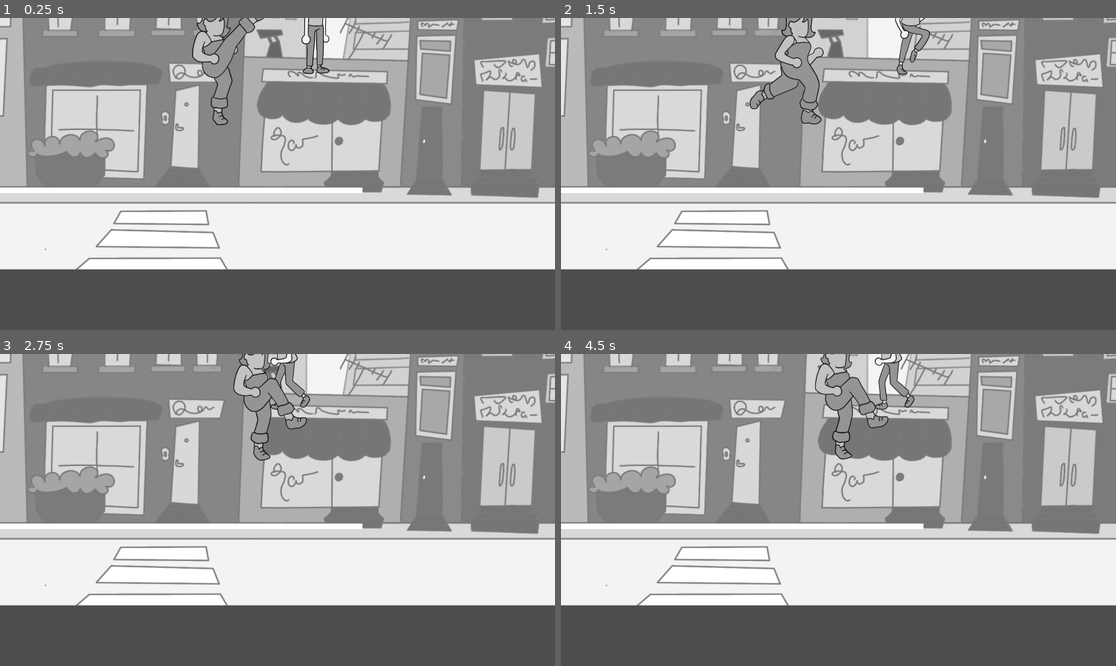
Above: before the commit, frames 1-4 (two rows, left to right).
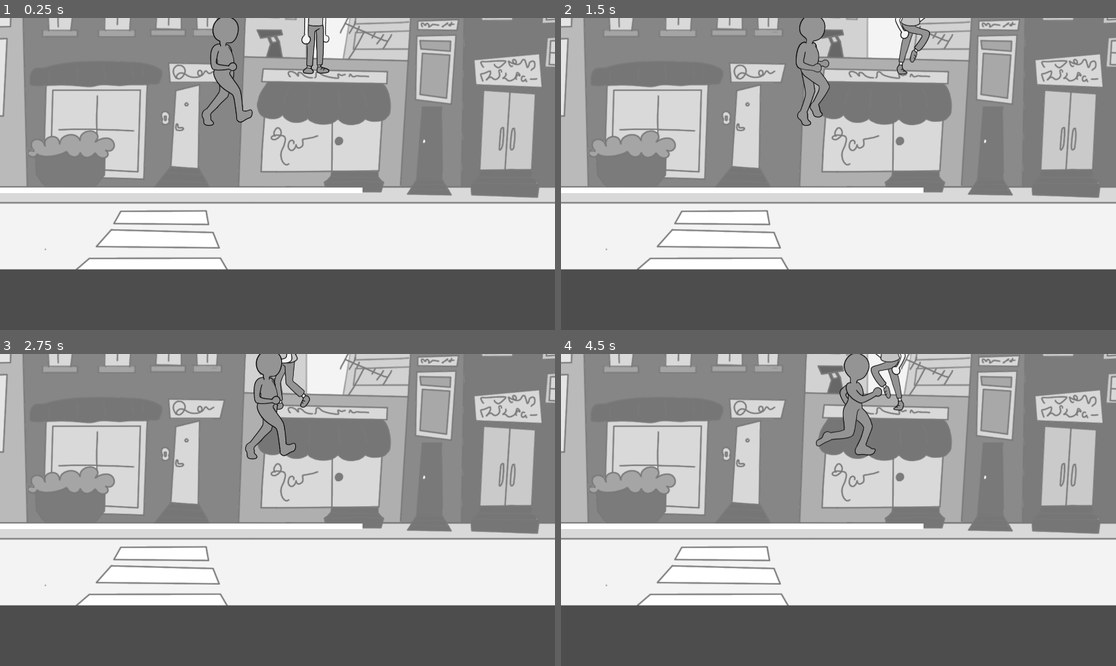
Above: after the commit, the same moments.

Repository: UmtiPako/Memoryless
Game: Godot game, scene res://Scenes/Places/dışarı/kizilayavm.tscn
Same seed, same stepped clock (60 frames per second), same inputs: the game is played once before the commit and once after it. This scene is started directly instead of the project's main scene.
Inputs:
- Up to frame 1 (0.25 s): no input
- Up to frame 2 (1.5 s): tap Enter (ui_accept) at 0.5, 0.77 s; hold Right (ui_right) from 0.53 s (still down)
- Up to frame 3 (2.75 s): tap Enter (ui_accept) at 1.52 s; release Right (ui_right) at 2.03 s; hold Left (ui_left) from 2.03 s (still down)
- Up to frame 4 (4.5 s): release Left (ui_left) at 2.78 s; hold Right (ui_right) 2.78-4.28 s; tap Enter (ui_accept) at 3.02, 3.77 s; hold Left (ui_left) from 4.28 s (still down)

The runs differ from the first frame. In frame 1, 1.2% of the frame differs, in the area x 34-48%, y 0-35%; in frame 2, 1.5%; in frame 3, 1.7%; in frame 4, 2.4%, in the area x 45-64%, y 0-34%.
Error in both runs: Invalid call. Nonexistent function 'apply_shake' in base 'Nil'. (res://People/Player/the_guy.gd:87)

Commit message:
enemy_update

Diff:
--- a/People/Enemies/enemy.gd
+++ b/People/Enemies/enemy.gd
@@ -1,4 +1,6 @@
 extends CharacterBody2D
+
+var is_dead:bool = false
 
 @onready var animated_sprite_2d: AnimatedSprite2D = $AnimatedSprite2D
 
@@ -23,7 +25,7 @@
 var _is_attacking: bool = false # To prevent moving while in attack animation
 
 # A simple state machine could be more robust, but this works for now
-enum State { IDLE, CHASING, ATTACKING }
+enum State { IDLE, CHASING, ATTACKING ,DEAD}
 var current_state: State = State.IDLE
 
 func _ready():
@@ -59,6 +61,8 @@
 
 
 func _process(delta: float) -> void:
+
+
 	if (player.global_position.x < global_position.x):
 			animated_sprite_2d.flip_h = true
 			$Area2D.visible = false
@@ -94,7 +98,8 @@
 		State.CHASING:
 			if _is_player_in_attack_range and _can_attack and animated_sprite_2d.animation != "Hurt":
 				current_state = State.ATTACKING
-				_perform_attack()
+				if not is_dead:
+					_perform_attack()
 			else:
 				if navigation_agent.is_navigation_finished():
 					# Reached player or cannot reach, stop moving
@@ -115,6 +120,8 @@
 			# For now, _perform_attack handles transition to cooldown.
 			velocity = Vector2.ZERO # Stop moving while attacking
 			move_and_slide()
+		State.DEAD:
+			velocity = Vector2.ZERO
 
 
 func _update_navigation_target():
@@ -138,12 +145,13 @@
 	animated_sprite_2d.play("Attack")
 	await animated_sprite_2d.animation_finished
 	_is_attacking = false
-	current_state = State.CHASING # Or IDLE if player moved out of range
+	if current_state != State.DEAD:
+		current_state = State.CHASING # Or IDLE if player moved out of range
 
 	# Without animation, immediately go to chasing or check range again
 	if _is_player_in_attack_range: # Still in range? Could attack again after CD
 		pass # Stay in ATTACKING to be re-evaluated or go to a COOLDOWN state
-	else: # Player moved out during the instant attack
+	elif current_state != State.DEAD: # Player moved out during the instant attack
 		current_state = State.CHASING
 
 
@@ -155,7 +163,8 @@
 		# If not already attacking and can attack, consider immediate transition
 		if current_state == State.CHASING and _can_attack:
 			current_state = State.ATTACKING
-			_perform_attack() # Or just set state and let _physics_process handle it
+			if not is_dead:
+				_perform_attack() # Or just set state and let _physics_process handle it
 
 func _on_attack_range_body_exited(body: Node2D):
 	if body == player: # Or body.is_in_group("player")
@@ -168,14 +177,16 @@
 	# After cooldown, if still in range and in ATTACKING state, try to attack again
 	# Or, more simply, always go back to CHASING to re-evaluate
 	if current_state == State.ATTACKING and _is_player_in_attack_range:
-		_perform_attack() # Try to attack again immediately if still in range
+		if not is_dead:
+			_perform_attack() # Try to attack again immediately if still in range
 	else:
 		current_state = State.CHASING # Default back to chasing
 
 func _on_nav_update_timer_timeout():
-	if current_state == State.CHASING and player and is_instance_valid(player):
-		animated_sprite_2d.play("Run")
-		_update_navigation_target()
+	if not is_dead:
+		if current_state == State.CHASING and player and is_instance_valid(player):
+			animated_sprite_2d.play("Run")
+			_update_navigation_target()
 
 func update_layer_by_position():
 	var y_pos = global_position.y
@@ -216,4 +227,16 @@
 	tween2.tween_method(func(value): modulate = Color.WHITE.lerp(Color.DIM_GRAY, 1.0 - value), 0.0, 1.0, 0.2)
 
 	enemy_health -= 1
+	if enemy_health <= 0:
+		_die()
 	await animated_sprite_2d.animation_finished
+
+func _die():
+	enemy_health = -1
+	navigation_agent.navigation_finished.emit()
+
+	is_dead = true
+	current_state = State.DEAD
+	animated_sprite_2d.play("Dead")
+	await  animated_sprite_2d.animation_finished
+	pass
--- a/People/Enemies/enemy.tscn
+++ b/People/Enemies/enemy.tscn
@@ -1,113 +1,153 @@
-[gd_scene load_steps=24 format=3 uid="uid://bif4i1b6swes2"]
+[gd_scene load_steps=29 format=3 uid="uid://bif4i1b6swes2"]
 
 [ext_resource type="Script" uid="uid://do2mmx6xxf5o5" path="res://People/Enemies/enemy.gd" id="1_oaxwq"]
 [ext_resource type="PackedScene" uid="uid://cc2f3uo2nkn21" path="res://People/Player/the_guy.tscn" id="2_435rb"]
-[ext_resource type="Texture2D" uid="uid://c1wn7cf62y1aj" path="res://People/Enemies/drive-download-20250531T043340Z-1-001/Enemy1Attack.png" id="2_mjfh8"]
-[ext_resource type="Texture2D" uid="uid://bgmj6tqgokren" path="res://People/Enemies/drive-download-20250531T043340Z-1-001/Enemy1Hurt.png" id="3_435rb"]
-[ext_resource type="Texture2D" uid="uid://u6l8kw6i21pr" path="res://People/Enemies/drive-download-20250531T043340Z-1-001/Enemy1Idle.png" id="4_3np5b"]
-[ext_resource type="Texture2D" uid="uid://ca8x2ksf1vfcb" path="res://People/Enemies/drive-download-20250531T043340Z-1-001/Enemy1Run.png" id="5_6xn8s"]
+[ext_resource type="Texture2D" uid="uid://ci50mwkvbwg87" path="res://People/Enemies/drive-download-20250531T153044Z-1-001/Punch.png" id="3_3np5b"]
+[ext_resource type="Texture2D" uid="uid://pur7l5g3yng8" path="res://People/Enemies/drive-download-20250531T153044Z-1-001/Dead.png" id="4_3np5b"]
+[ext_resource type="Texture2D" uid="uid://dfem77blv58x3" path="res://People/Enemies/drive-download-20250531T153044Z-1-001/Hurt.png" id="4_435rb"]
+[ext_resource type="Texture2D" uid="uid://kqqoshmkorih" path="res://People/Enemies/drive-download-20250531T153044Z-1-001/İdle.png" id="5_435rb"]
+[ext_resource type="Texture2D" uid="uid://c1ehx52udn5fs" path="res://People/Enemies/drive-download-20250531T153044Z-1-001/Run.png" id="6_435rb"]
 
 [sub_resource type="RectangleShape2D" id="RectangleShape2D_1f0kj"]
 size = Vector2(101, 418)
 
+[sub_resource type="AtlasTexture" id="AtlasTexture_6xn8s"]
+atlas = ExtResource("3_3np5b")
+region = Rect2(0, 0, 500, 500)
+
 [sub_resource type="AtlasTexture" id="AtlasTexture_7ilig"]
-atlas = ExtResource("2_mjfh8")
-region = Rect2(0, 0, 500, 500)
+atlas = ExtResource("3_3np5b")
+region = Rect2(500, 0, 500, 500)
 
 [sub_resource type="AtlasTexture" id="AtlasTexture_e462f"]
-atlas = ExtResource("2_mjfh8")
-region = Rect2(500, 0, 500, 500)
+atlas = ExtResource("3_3np5b")
+region = Rect2(1000, 0, 500, 500)
+
+[sub_resource type="AtlasTexture" id="AtlasTexture_abnn1"]
+atlas = ExtResource("4_3np5b")
+region = Rect2(0, 0, 500, 500)
+
+[sub_resource type="AtlasTexture" id="AtlasTexture_rtfhd"]
+atlas = ExtResource("4_3np5b")
+region = Rect2(500, 0, 500, 500)
+
+[sub_resource type="AtlasTexture" id="AtlasTexture_l4846"]
+atlas = ExtResource("4_3np5b")
+region = Rect2(1000, 0, 500, 500)
+
+[sub_resource type="AtlasTexture" id="AtlasTexture_e60si"]
+atlas = ExtResource("4_3np5b")
+region = Rect2(1500, 0, 500, 500)
+
+[sub_resource type="AtlasTexture" id="AtlasTexture_3np5b"]
+atlas = ExtResource("4_435rb")
+region = Rect2(0, 0, 500, 500)
 
 [sub_resource type="AtlasTexture" id="AtlasTexture_g8tdr"]
-atlas = ExtResource("2_mjfh8")
-region = Rect2(1000, 0, 500, 500)
+atlas = ExtResource("4_435rb")
+region = Rect2(500, 0, 500, 500)
 
 [sub_resource type="AtlasTexture" id="AtlasTexture_uuu1j"]
-atlas = ExtResource("3_435rb")
+atlas = ExtResource("5_435rb")
 region = Rect2(0, 0, 500, 500)
 
 [sub_resource type="AtlasTexture" id="AtlasTexture_u06v2"]
-atlas = ExtResource("3_435rb")
+atlas = ExtResource("5_435rb")
 region = Rect2(500, 0, 500, 500)
 
 [sub_resource type="AtlasTexture" id="AtlasTexture_byr6h"]
-atlas = ExtResource("4_3np5b")
-region = Rect2(0, 0, 500, 500)
+atlas = ExtResource("5_435rb")
+region = Rect2(1000, 0, 500, 500)
 
 [sub_resource type="AtlasTexture" id="AtlasTexture_d8d5u"]
-atlas = ExtResource("4_3np5b")
-region = Rect2(500, 0, 500, 500)
+atlas = ExtResource("6_435rb")
+region = Rect2(0, 0, 500, 500)
 
 [sub_resource type="AtlasTexture" id="AtlasTexture_tt05j"]
-atlas = ExtResource("4_3np5b")
-region = Rect2(1000, 0, 500, 500)
+atlas = ExtResource("6_435rb")
+region = Rect2(500, 0, 500, 500)
 
 [sub_resource type="AtlasTexture" id="AtlasTexture_fsjaw"]
-atlas = ExtResource("5_6xn8s")
-region = Rect2(0, 0, 500, 500)
+atlas = ExtResource("6_435rb")
+region = Rect2(1000, 0, 500, 500)
 
 [sub_resource type="AtlasTexture" id="AtlasTexture_k85bw"]
-atlas = ExtResource("5_6xn8s")
-region = Rect2(500, 0, 500, 500)
+atlas = ExtResource("6_435rb")
+region = Rect2(1500, 0, 500, 500)
 
 [sub_resource type="AtlasTexture" id="AtlasTexture_mbyps"]
-atlas = ExtResource("5_6xn8s")
-region = Rect2(1000, 0, 500, 500)
+atlas = ExtResource("6_435rb")
+region = Rect2(2000, 0, 500, 500)
 
 [sub_resource type="AtlasTexture" id="AtlasTexture_6dwby"]
-atlas = ExtResource("5_6xn8s")
-region = Rect2(1500, 0, 500, 500)
-
-[sub_resource type="AtlasTexture" id="AtlasTexture_abnn1"]
-atlas = ExtResource("5_6xn8s")
-region = Rect2(2000, 0, 500, 500)
-
-[sub_resource type="AtlasTexture" id="AtlasTexture_rtfhd"]
-atlas = ExtResource("5_6xn8s")
+atlas = ExtResource("6_435rb")
 region = Rect2(2500, 0, 500, 500)
 
 [sub_resource type="SpriteFrames" id="SpriteFrames_l4846"]
 animations = [{
 "frames": [{
 "duration": 1.0,
+"texture": SubResource("AtlasTexture_6xn8s")
+}, {
+"duration": 1.0,
 "texture": SubResource("AtlasTexture_7ilig")
 }, {
 "duration": 1.0,
 "texture": SubResource("AtlasTexture_e462f")
-}, {
-"duration": 1.0,
-"texture": SubResource("AtlasTexture_g8tdr")
 }],
 "loop": false,
 "name": &"Attack",
-"speed": 5.0
-}, {
-"frames": [{
-"duration": 1.0,
-"texture": SubResource("AtlasTexture_uuu1j")
-}, {
-"duration": 1.0,
-"texture": SubResource("AtlasTexture_u06v2")
+"speed": 9.0
+}, {
+"frames": [{
+"duration": 1.0,
+"texture": SubResource("AtlasTexture_abnn1")
+}, {
+"duration": 1.0,
+"texture": SubResource("AtlasTexture_rtfhd")
+}, {
+"duration": 1.0,
+"texture": SubResource("AtlasTexture_l4846")
+}, {
+"duration": 1.0,
+"texture": SubResource("AtlasTexture_e60si")
+}],
+"loop": false,
+"name": &"Dead",
+"speed": 9.0
+}, {
+"frames": [{
+"duration": 1.0,
+"texture": SubResource("AtlasTexture_3np5b")
+}, {
+"duration": 1.0,
+"texture": SubResource("AtlasTexture_g8tdr")
 }],
 "loop": false,
 "name": &"Hurt",
-"speed": 5.0
-}, {
-"frames": [{
+"speed": 9.0
+}, {
+"frames": [{
+"duration": 1.0,
+"texture": SubResource("AtlasTexture_uuu1j")
+}, {
+"duration": 1.0,
+"texture": SubResource("AtlasTexture_u06v2")
+}, {
 "duration": 1.0,
 "texture": SubResource("AtlasTexture_byr6h")
-}, {
-"duration": 1.0,
-"texture": SubResource("AtlasTexture_d8d5u")
-}, {
-"duration": 1.0,
-"texture": SubResource("AtlasTexture_tt05j")
 }],
 "loop": true,
 "name": &"Idle",
-"speed": 5.0
-}, {
-"frames": [{
+"speed": 9.0
+}, {
+"frames": [{
+"duration": 1.0,
+"texture": SubResource("AtlasTexture_d8d5u")
+}, {
+"duration": 1.0,
+"texture": SubResource("AtlasTexture_tt05j")
+}, {
 "duration": 1.0,
 "texture": SubResource("AtlasTexture_fsjaw")
 }, {
@@ -119,21 +159,15 @@
 }, {
 "duration": 1.0,
 "texture": SubResource("AtlasTexture_6dwby")
-}, {
-"duration": 1.0,
-"texture": SubResource("AtlasTexture_abnn1")
-}, {
-"duration": 1.0,
-"texture": SubResource("AtlasTexture_rtfhd")
 }],
 "loop": true,
 "name": &"Run",
-"speed": 5.0
+"speed": 9.0
 }]
 
 [sub_resource type="CapsuleShape2D" id="CapsuleShape2D_hghv2"]
-radius = 31.7901
-height = 95.7952
+radius = 49.98
+height = 99.96
 
 [node name="Enemy" type="CharacterBody2D" groups=["enemies"]]
 collision_layer = 2
@@ -144,14 +178,14 @@
 avoidance_enabled = true
 
 [node name="Area2D" type="Area2D" parent="."]
-position = Vector2(84, -196)
+position = Vector2(77, -196)
 
 [node name="CollisionShape2D" type="CollisionShape2D" parent="Area2D"]
 position = Vector2(48, -7)
 shape = SubResource("RectangleShape2D_1f0kj")
 
 [node name="Area2D2" type="Area2D" parent="."]
-position = Vector2(-144, -196)
+position = Vector2(-167, -196)
 
 [node name="CollisionShape2D" type="CollisionShape2D" parent="Area2D2"]
 position = Vector2(49, -8)
@@ -168,10 +202,10 @@
 visibility_layer = 2
 position = Vector2(0, -194)
 sprite_frames = SubResource("SpriteFrames_l4846")
-animation = &"Attack"
+animation = &"Run"
 
 [node name="CollisionShape2D" type="CollisionShape2D" parent="." groups=["enemies"]]
-position = Vector2(20, -16)
+position = Vector2(-1.90735e-06, -3)
 rotation = 0.00634043
 shape = SubResource("CapsuleShape2D_hghv2")
 
--- a/People/Player/shaker.gd
+++ b/People/Player/shaker.gd
@@ -2,7 +2,6 @@
 
 @export var random_strenght: float = 10.0
 @export var shakeFade: float = 5
-@onready var shake_timer: Timer = $"../shakeTimer"
 
 var rng = RandomNumberGenerator.new()
 
Binary file added: People/Enemies/drive-download-20250531T153044Z-1-001/Attack2.png
Not shown, added: People/Enemies/drive-download-20250531T153044Z-1-001/Attack2.png.import
Binary file added: People/Enemies/drive-download-20250531T153044Z-1-001/Dead.png
Not shown, added: People/Enemies/drive-download-20250531T153044Z-1-001/Dead.png.import
Binary file added: People/Enemies/drive-download-20250531T153044Z-1-001/Hurt.png
Not shown, added: People/Enemies/drive-download-20250531T153044Z-1-001/Hurt.png.import
Binary file added: People/Enemies/drive-download-20250531T153044Z-1-001/Punch.png
Not shown, added: People/Enemies/drive-download-20250531T153044Z-1-001/Punch.png.import
Binary file added: People/Enemies/drive-download-20250531T153044Z-1-001/PunchAttack.png
Not shown, added: People/Enemies/drive-download-20250531T153044Z-1-001/PunchAttack.png.import
Binary file added: People/Enemies/drive-download-20250531T153044Z-1-001/Run.png
Not shown, added: People/Enemies/drive-download-20250531T153044Z-1-001/Run.png.import
(and 2 more such lines)
